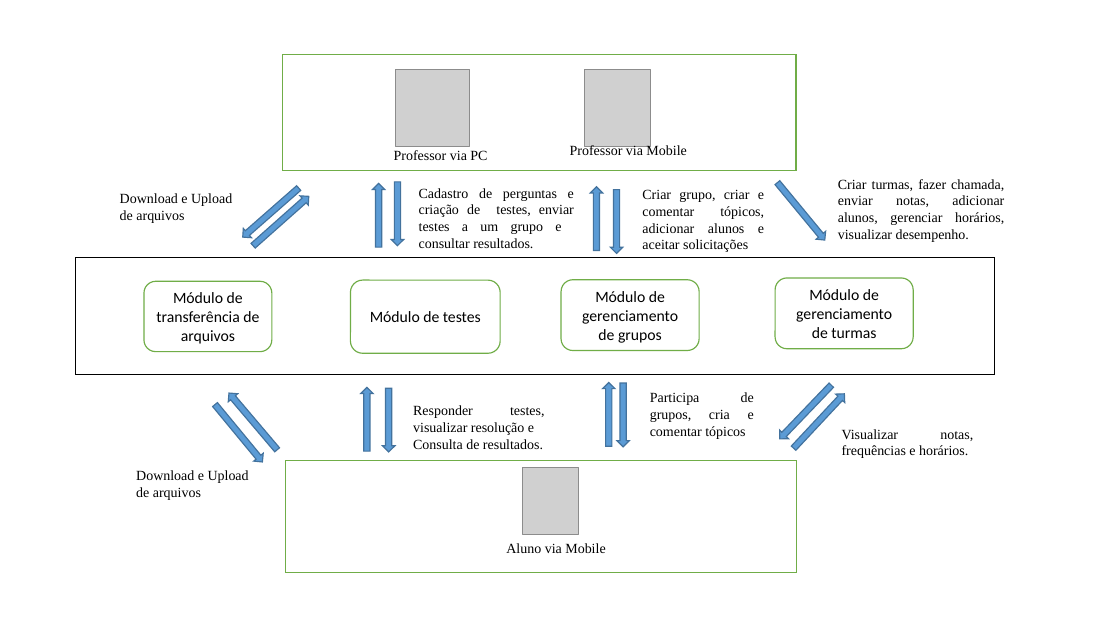
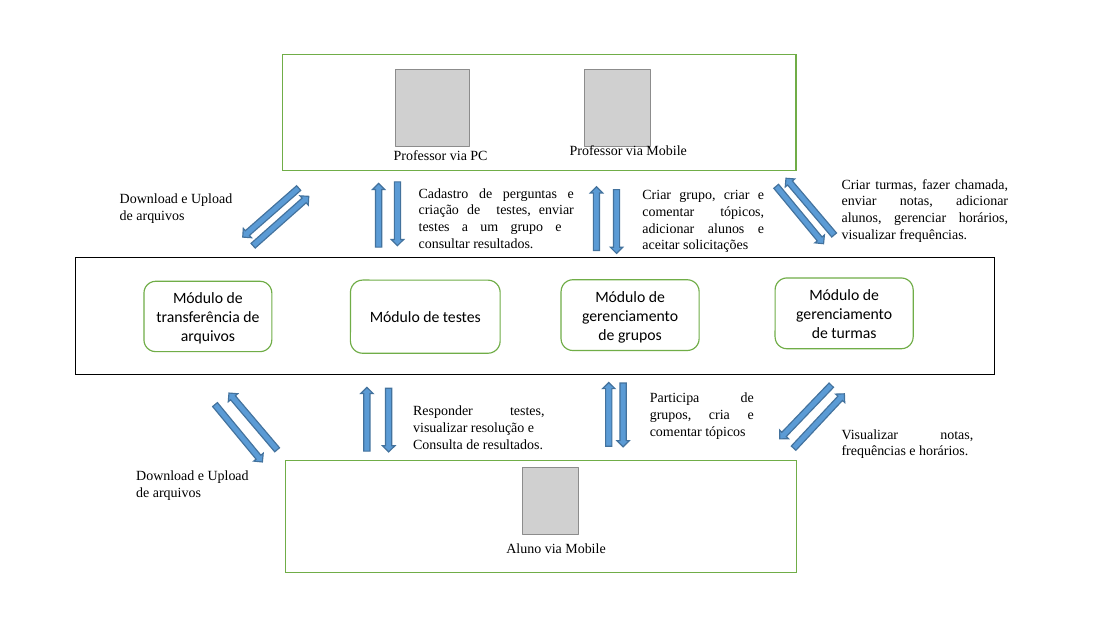
Before and after one commit to FatimaFerreiradeSousa/TCC-Mobile-Leaning, a slide deck: slide 1 of TCC - Documento/Prototipos/Apresentação1.pptx. Drawn at 1120x630 pixels with LibreOffice and Linux fonts; fonts in the diff are those of the drawing; grey boxes stand for pictures. Boxes give left, top, right and bottom in pixels: in the first picture for what was removed or moved away, otherwise in the second. Text is boxed around its words. In the diff, an @@ line names an element or a change of style, - is before the commit and + after.

```diff
--- a/TCC - Documento/Prototipos/Apresentação1.pptx
+++ b/TCC - Documento/Prototipos/Apresentação1.pptx
@@ up arrow added at box(781, 175, 839, 240), fill #5B9BD5, outline #43739E 1 pt @@
@@ text at box(842, 179, 1008, 242): text changed @@
-Criar turmas, fazer chamada, enviar notas, adicionar alunos, gerenciar horários, visualizar desempenho.
+Criar turmas, fazer chamada, enviar notas, adicionar alunos, gerenciar horários, visualizar frequências.
@@ left arrow: place and size @@
-left arrow at box(772, 178, 830, 244)
+left arrow at box(772, 183, 829, 248)
```
Also in this commit, not shown: 29 other files.
